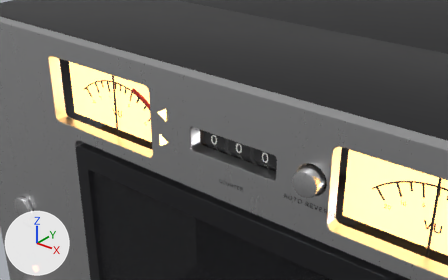
One commit to the glTF model app/src/main/assets/models/tape_deck.glb: the scene before it, then after it.
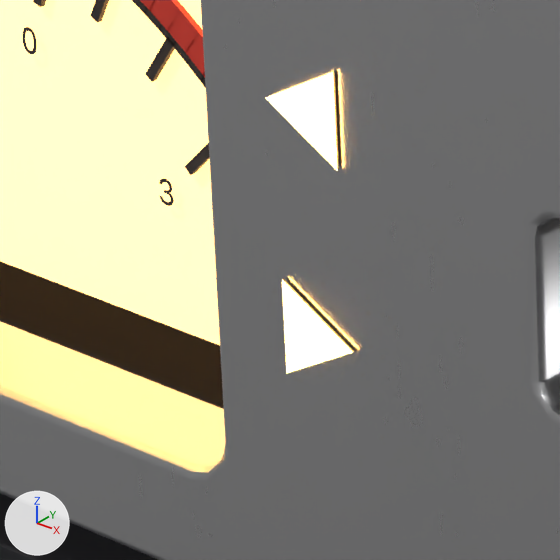
Each version appears first from a 50 mm lens placed at (0.0786, -0.1048, 0.1852), pointed at (-0.0087, 0.0044, 0.1175), and next in a close-up on the part from 28% to 43% of the width and 36% to 60% of the height. The lights are fixed; the arrows at lower left show +X, +Y and +Z. The last two pictures show the newer version.

Names of what the first close-up shows: 'deck_fascia', 'deck_wells', 'door', 'lamp_fwd_on', 'lamp_rev_on', 'meter_face_l', 'meter_red_l', 'meter_scale_l' and 2 more.
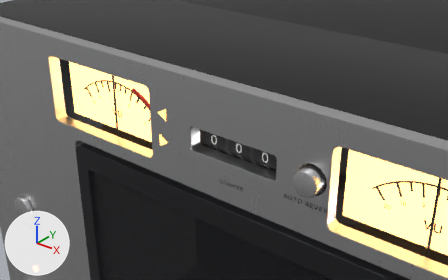
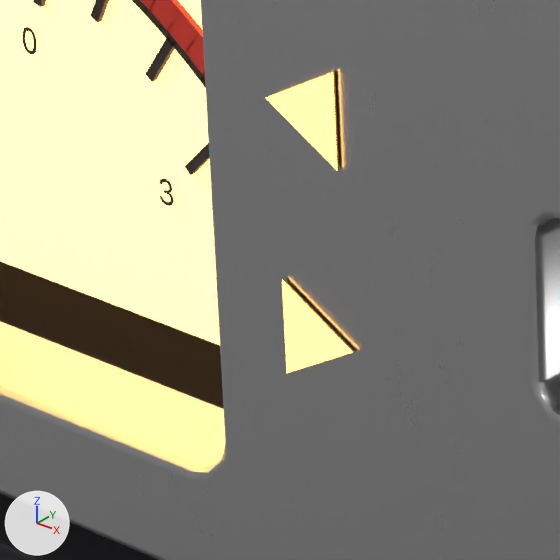
What differs and where, as boxes (x1, y1, x2, y2) in the close-ups (560 x 560 px):
'lamp_rev_on', surface changed: (266, 72, 338, 171) in both
'lamp_fwd_on', surface changed: (282, 280, 353, 373) in both

Patch to the scene script:
```diff
--- a/app/src/main/assets/models/tape_deck.glb.py
+++ b/app/src/main/assets/models/tape_deck.glb.py
@@ mat_lampon @@
 mat_lampon.emission_color = (1.0, 0.55, 0.12)  # orange #ffc461
-mat_lampon.emission_strength = 14.0
+mat_lampon.emission_strength = 4.0
@@ mat_lamponrev @@
 mat_lamponrev.emission_color = (1.0, 0.55, 0.12)  # orange #ffc461
-mat_lamponrev.emission_strength = 14.0
+mat_lamponrev.emission_strength = 4.0
```
